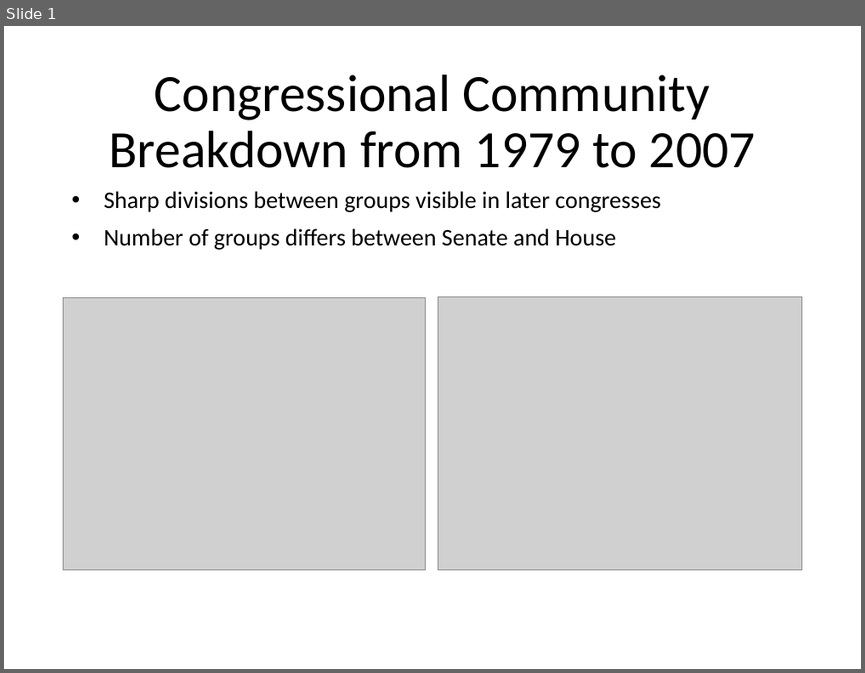
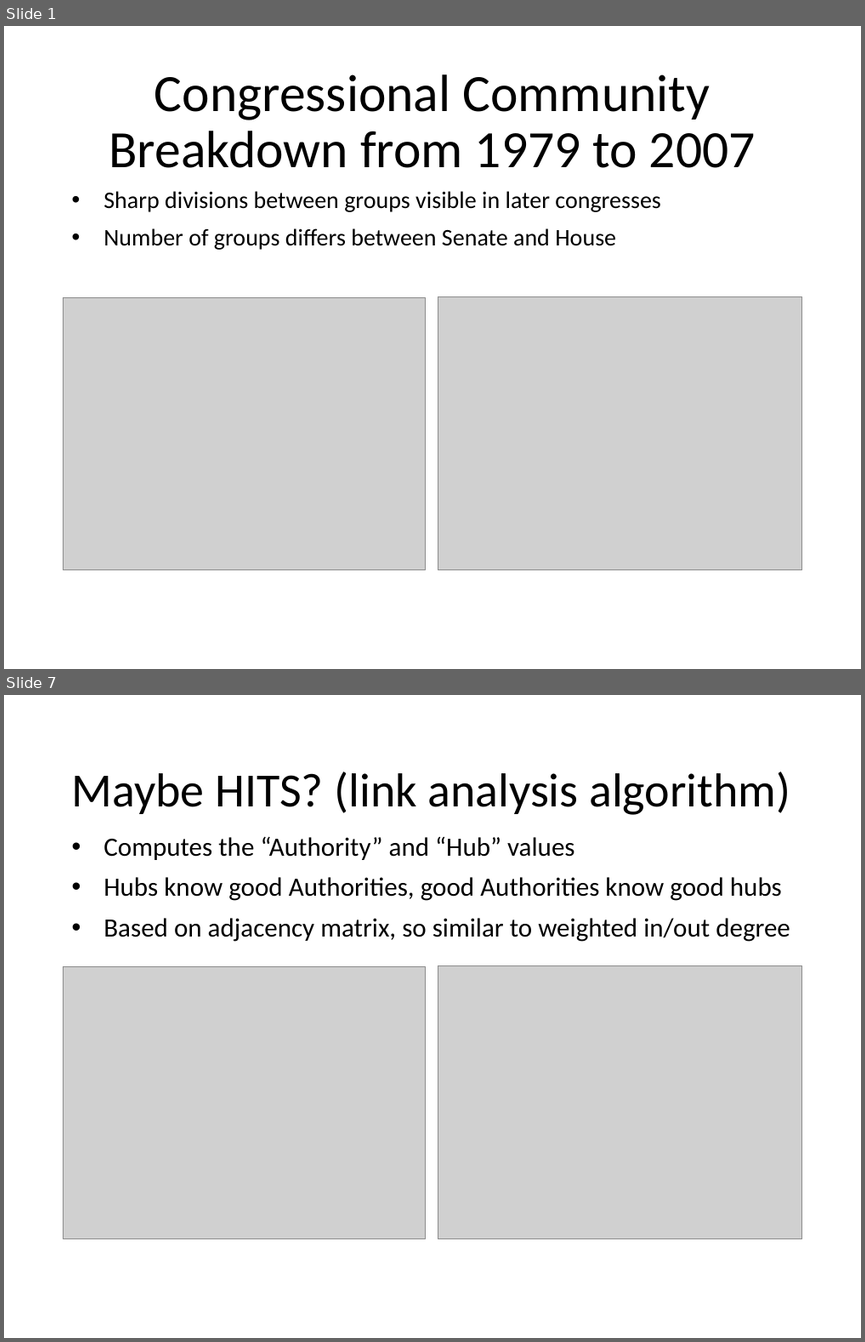
Before and after one commit to TomWerner/congress_cosponsorship, a slide deck: presentation/Final Presentation.pptx. Shown one above the other, each under a label of ours: slide 1 before the commit, slides 1 and 7 after it; the slides between them are not shown. The pictures are 865x673 and 865x1342 pixels, drawn with LibreOffice and Linux fonts; fonts in the diff are those of the drawing; grey boxes stand for pictures. Boxes give left, top, right and bottom in pixels: in the first picture for what was removed or moved away, otherwise in the second. Text is boxed around its words. In the diff, an @@ line names an element or a change of style, - is before the commit and + after.

```diff
--- a/presentation/Final Presentation.pptx
+++ b/presentation/Final Presentation.pptx
@@ slide 7 added at <box>4,695,861,1338</box>, background #FFFFFF @@
@@ title added at <box>72,771,790,815</box>, 40 pt, text #000000 @@
+Maybe HITS? (link analysis algorithm)
@@ text added at <box>103,836,790,941</box>, 22.2 pt, text #000000 @@
+• Computes the “Authority” and “Hub” values
+• Hubs know good Authorities, good Authorities know good hubs
+• Based on adjacency matrix, so similar to weighted in/out degree
@@ picture added at <box>64,967,426,1238</box> @@
@@ picture added at <box>438,966,801,1239</box> @@
```
Also in this commit, not shown: 2 slides changed, 4 other slides added, 1 slide removed, 44 other files.
